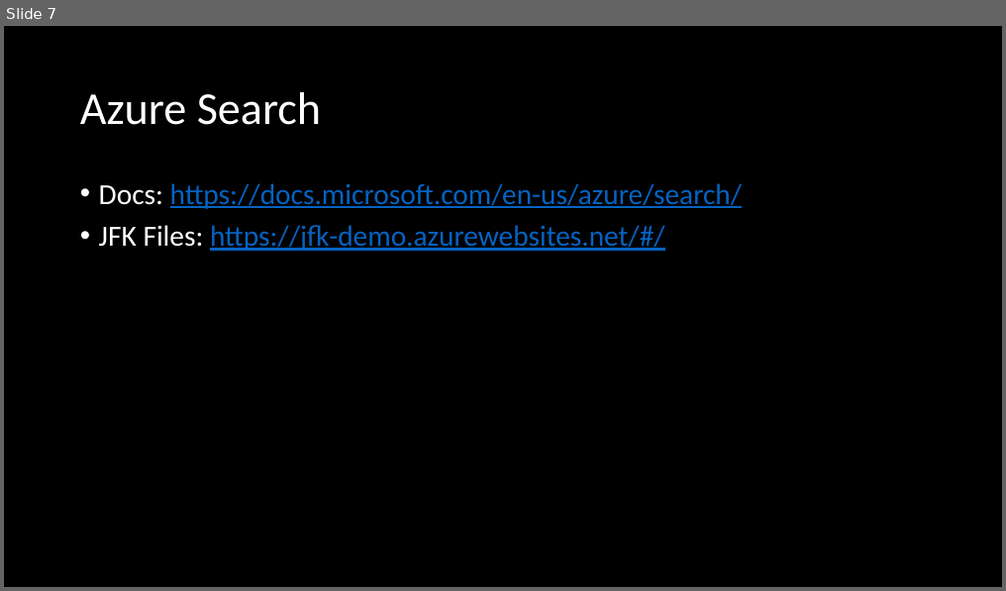
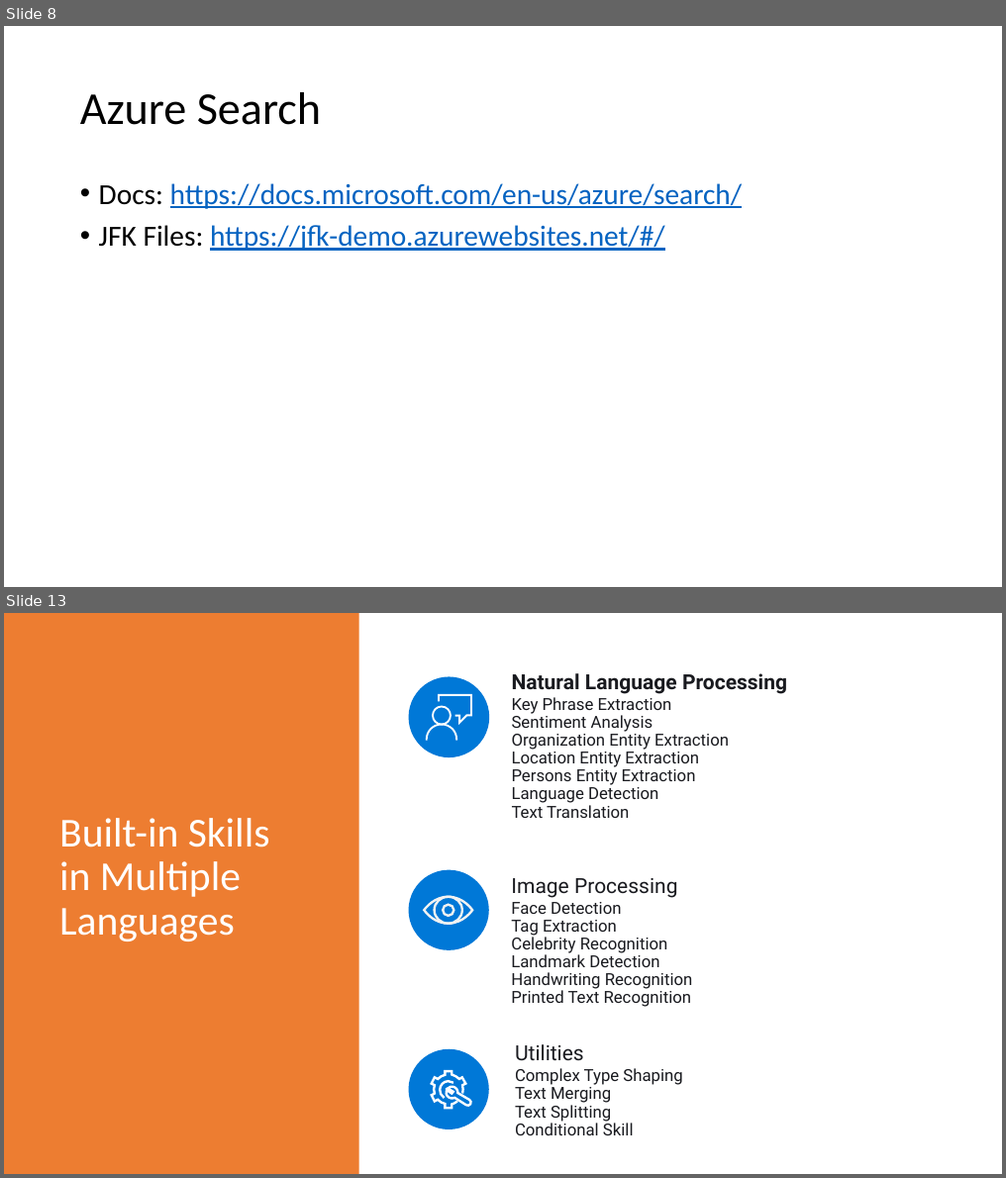
Before and after one commit to petejoha-sog/cognitive-workshop, a slide deck: Slides/CognitiveServicesInAzure.pptx. Shown one above the other, each under a label of ours: slide 7 before the commit, slides 8 and 13 after it; the slides between them are not shown. The pictures are 1006x591 and 1006x1178 pixels, drawn with LibreOffice and Linux fonts; fonts in the diff are those of the drawing. Boxes give left, top, right and bottom in pixels: in the first picture for what was removed or moved away, otherwise in the second. Text is boxed around its words. In the diff, an @@ line names an element or a change of style, - is before the commit and + after.

```diff
--- a/Slides/CognitiveServicesInAzure.pptx
+++ b/Slides/CognitiveServicesInAzure.pptx
@@ slide 13 added at (x1=4, y1=613, x2=1002, y2=1174), background #FFFFFF @@
@@ rectangle added at (x1=4, y1=613, x2=358, y2=1174), fill #ED7D31 @@
@@ title added at (x1=59, y1=818, x2=270, y2=942), 39.6 pt, text #FFFFFF @@
+Built-in Skills in Multiple Languages
@@ group added at (x1=408, y1=673, x2=787, y2=1136): 3 texts, 3 ellipses, 3 freeform shapes @@
+Natural Language Processing
+Key Phrase Extraction
+Sentiment Analysis
+Organization Entity Extraction
+Location Entity Extraction
+Persons Entity Extraction
+Language Detection
+Text Translation
+Image Processing
+Face Detection
+Tag Extraction
+Celebrity Recognition
+Landmark Detection
+Handwriting Recognition
+Printed Text Recognition
+Utilities
+Complex Type Shaping
+Text Merging
+Text Splitting
+Conditional Skill
@@ what was slide 7 is now slide 8 @@
@@ slide 8 changed as well @@
@@ background #000000 to #FFFFFF @@
@@ title "Azure Search" at (x1=80, y1=92, x2=321, y2=125): text colour #FFFFFF to #000000 @@
@@ text "Docs: https://docs.microsoft.com/en-us/azure/search/" at (x1=99, y1=183, x2=743, y2=251): text colour #FFFFFF to #000000 in "Docs:", "JFK Files:" @@
```
Also in this commit, not shown: 7 other slides changed, 6 other slides added.
